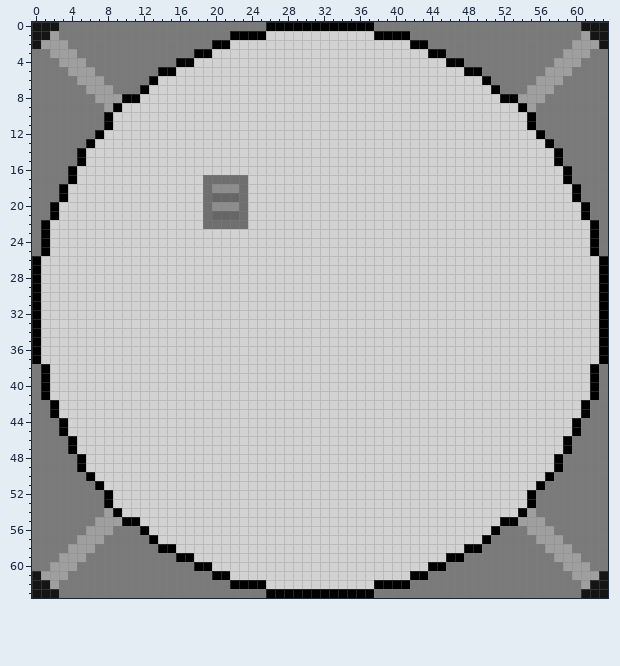
Two states of a pixel-art file, raster/spacecraft/disaster-lander/spherical-tank-0002.aseprite. Above: the version before the commit.
64x64 pixels, 1 frame.
The same view after the edit:
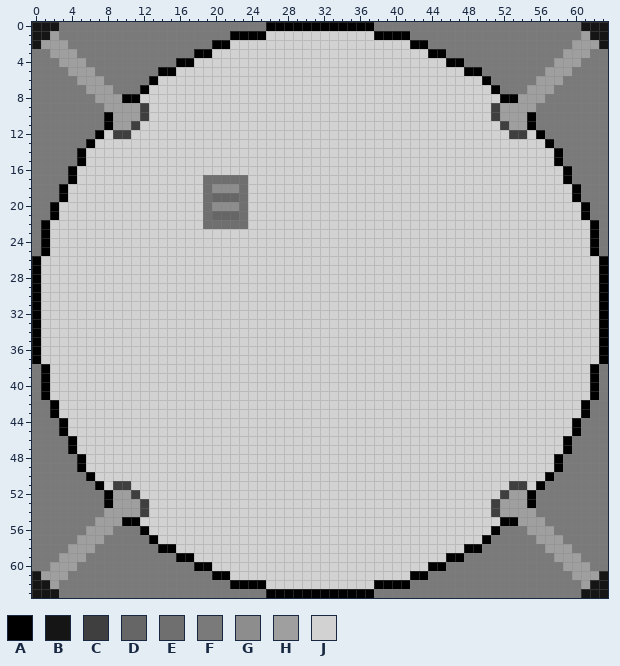
Palette (. is transparent): A #000000  B #151515  C #3f3f3f  D #666666  E #6f6f6f  F #7a7a7a  G #8d8d8d  H #9f9f9f  J #d2d2d2
Changes in this commit:
@@ x 0..63 @@
  8 FFFFFFFHHHAAJJJJJJJJJJJJJJJJJJJJJJJJJJJJJJJJJJJJJJJJAAHHHFFFFFFF
- 9 FFFFFFFFHAJJJJJJJJJJJJJJJJJJJJJJJJJJJJJJJJJJJJJJJJJJJJAHFFFFFFFF
-10 FFFFFFFFAJJJJJJJJJJJJJJJJJJJJJJJJJJJJJJJJJJJJJJJJJJJJJJAFFFFFFFF
-11 FFFFFFFFAJJJJJJJJJJJJJJJJJJJJJJJJJJJJJJJJJJJJJJJJJJJJJJAFFFFFFFF
-12 FFFFFFFAJJJJJJJJJJJJJJJJJJJJJJJJJJJJJJJJJJJJJJJJJJJJJJJJAFFFFFFF
+ 9 FFFFFFFFHHHHCJJJJJJJJJJJJJJJJJJJJJJJJJJJJJJJJJJJJJJCHHHHFFFFFFFF
+10 FFFFFFFFAHHHCJJJJJJJJJJJJJJJJJJJJJJJJJJJJJJJJJJJJJJCHHHAFFFFFFFF
+11 FFFFFFFFAHHCJJJJJJJJJJJJJJJJJJJJJJJJJJJJJJJJJJJJJJJJCHHAFFFFFFFF
+12 FFFFFFFAJCCJJJJJJJJJJJJJJJJJJJJJJJJJJJJJJJJJJJJJJJJJJCCJAFFFFFFF
 13 FFFFFFAJJJJJJJJJJJJJJJJJJJJJJJJJJJJJJJJJJJJJJJJJJJJJJJJJJAFFFFFF
@@ x 0..63 @@
 50 FFFFFFAJJJJJJJJJJJJJJJJJJJJJJJJJJJJJJJJJJJJJJJJJJJJJJJJJJAFFFFFF
-51 FFFFFFFAJJJJJJJJJJJJJJJJJJJJJJJJJJJJJJJJJJJJJJJJJJJJJJJJAFFFFFFF
-52 FFFFFFFFAJJJJJJJJJJJJJJJJJJJJJJJJJJJJJJJJJJJJJJJJJJJJJJAFFFFFFFF
-53 FFFFFFFFAJJJJJJJJJJJJJJJJJJJJJJJJJJJJJJJJJJJJJJJJJJJJJJAFFFFFFFF
-54 FFFFFFFFHAJJJJJJJJJJJJJJJJJJJJJJJJJJJJJJJJJJJJJJJJJJJJAHFFFFFFFF
+51 FFFFFFFAJCCJJJJJJJJJJJJJJJJJJJJJJJJJJJJJJJJJJJJJJJJJJCCJAFFFFFFF
+52 FFFFFFFFAHHCJJJJJJJJJJJJJJJJJJJJJJJJJJJJJJJJJJJJJJJJCHHAFFFFFFFF
+53 FFFFFFFFAHHHCJJJJJJJJJJJJJJJJJJJJJJJJJJJJJJJJJJJJJJCHHHAFFFFFFFF
+54 FFFFFFFFHHHHCJJJJJJJJJJJJJJJJJJJJJJJJJJJJJJJJJJJJJJCHHHHFFFFFFFF
 55 FFFFFFFHHHAAJJJJJJJJJJJJJJJJJJJJJJJJJJJJJJJJJJJJJJJJAAHHHFFFFFFF
Pixel boxes of the changes (left, top, right, bottom) in both pictures:
changed: (113, 103, 149, 139)
changed: (491, 103, 527, 139)
changed: (113, 481, 149, 517)
changed: (491, 481, 527, 517)
